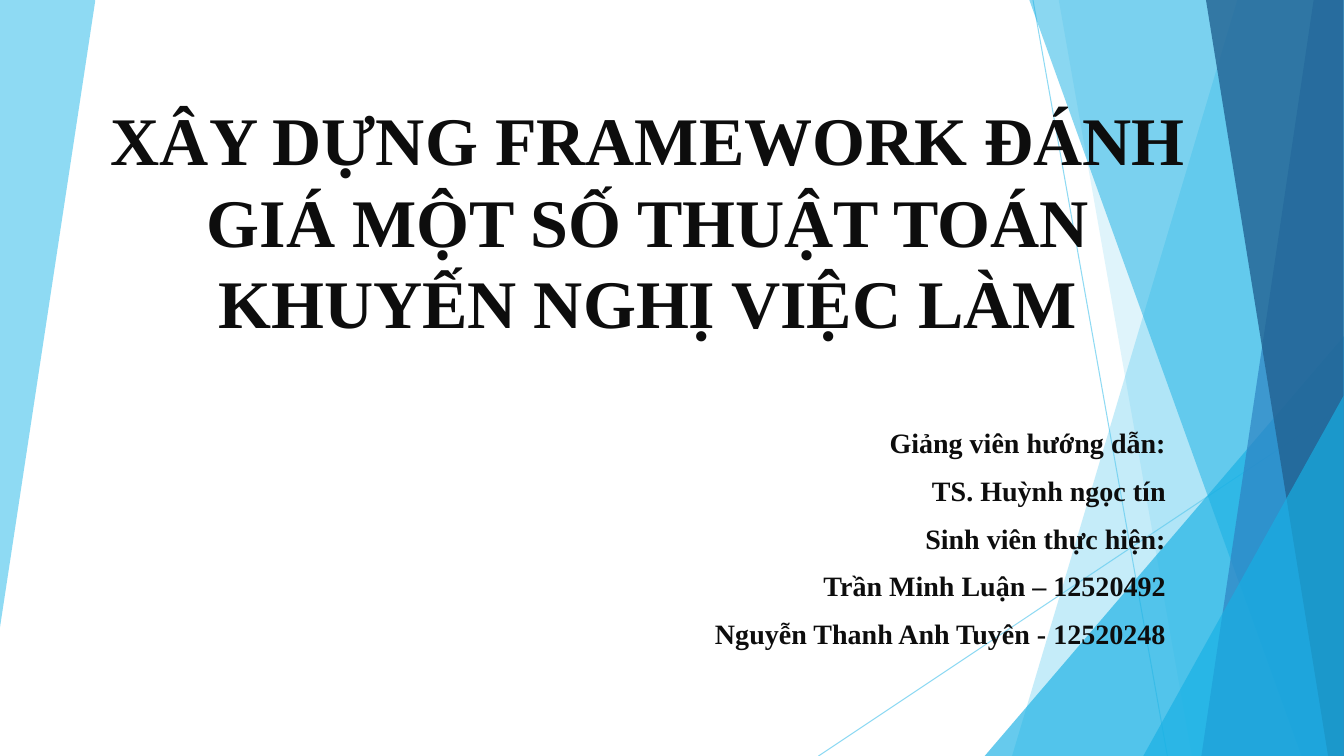
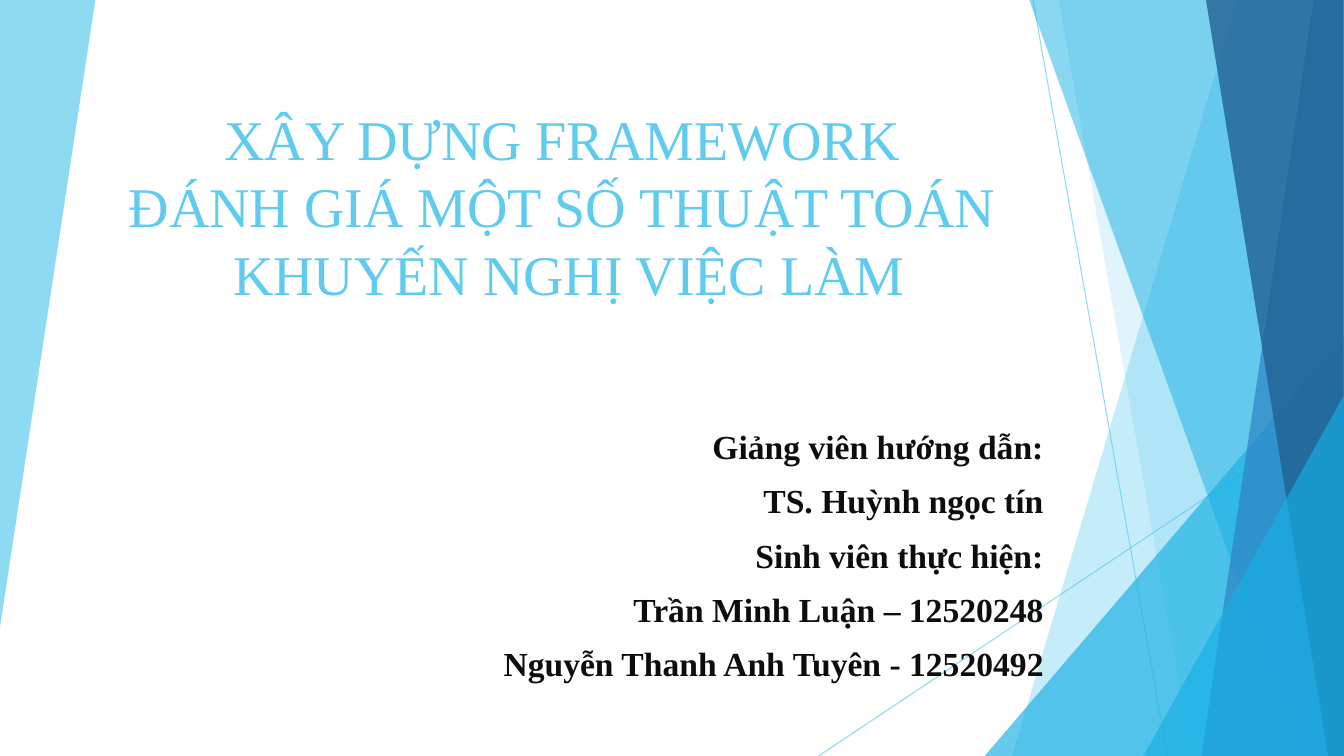
Before and after one commit to tuyennta/JobRecSys, a slide deck: slide 1 of Documents/Báo cáo/Bao cao KLTN.pptx. Drawn at 1344x756 pixels with LibreOffice and Linux fonts; fonts in the diff are those of the drawing. Boxes give left, top, right and bottom in pixels: in the first picture for what was removed or moved away, otherwise in the second. Text is boxed around its words. In the diff, an @@ line names an element or a change of style, - is before the commit and + after.

```diff
--- a/Documents/Báo cáo/Bao cao KLTN.pptx
+++ b/Documents/Báo cáo/Bao cao KLTN.pptx
@@ title "XÂY DỰNG FRAMEWORK ĐÁNH GIÁ ..." at (129, 117, 995, 304): size 48.6 to 40 pt, text colour #0D0D0D to #5FCBEF, bold off @@
@@ subtitle "Giảng viên hướng dẫn:": place and size @@
-subtitle "Giảng viên hướng dẫn:" at (715, 432, 1166, 649)
+subtitle "Giảng viên hướng dẫn:" at (504, 433, 1044, 683)
@@ subtitle at (712, 433, 1044, 574): size 20 to 24 pt in "Giảng viên hướng dẫn:", "TS. Huỳnh ngọc tín", "Sinh viên thực hiện:" @@
@@ subtitle at (504, 597, 1043, 683): text changed; size 20 to 24 pt @@
-Trần Minh Luận – 12520492
-Nguyễn Thanh Anh Tuyên - 12520248
+Trần Minh Luận – 12520248
+Nguyễn Thanh Anh Tuyên - 12520492
```
Also in this commit, not shown: 4 other slides changed, 2 slides added, 1 slide removed.
